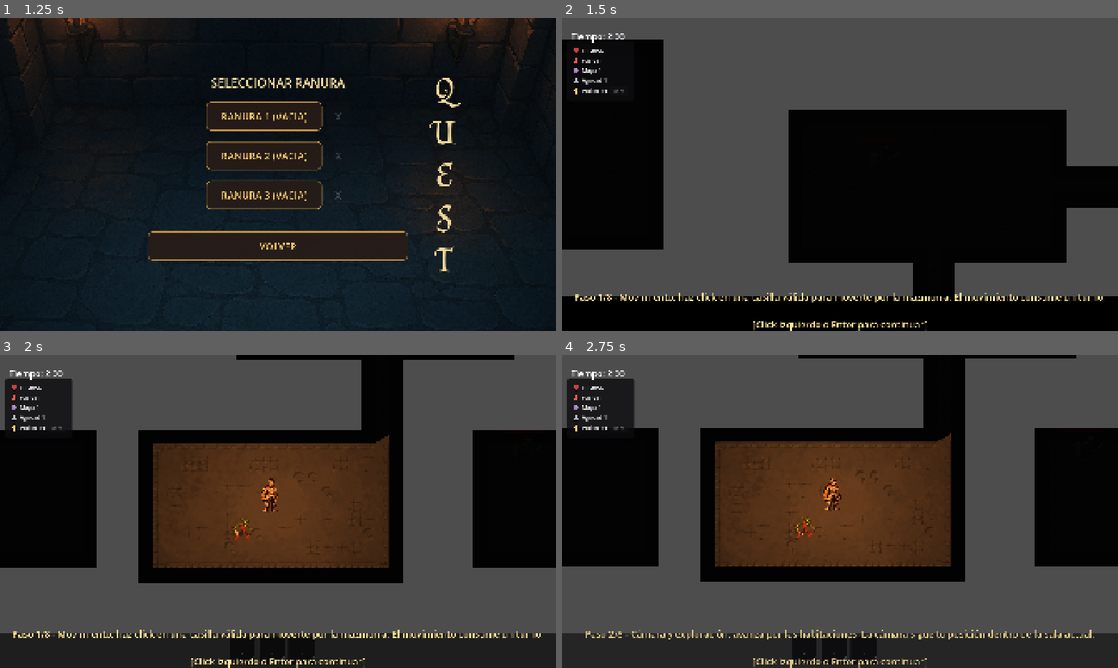
Above: before the commit, frames 1-4 (two rows, left to right).
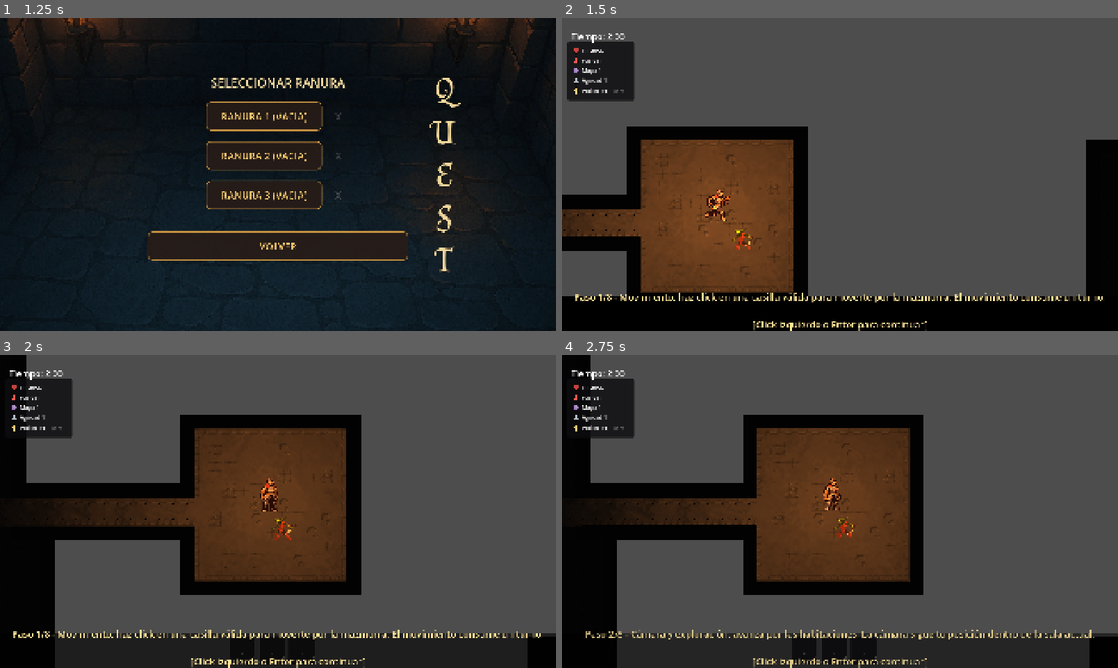
Above: after the commit, the same moments.

Repository: fedemuntaabski/Quest
Game: Godot game, scene res://scenes/MainMenu.tscn
Same seed, same stepped clock (60 frames per second), same inputs: the game is played once before the commit and once after it.
Inputs (mouse positions are in pixels of both pictures, inside the frame that each line leads up to):
- Up to frame 1 (1.25 s): click "INICIO" at 0.5 s
- Up to frame 2 (1.5 s): click "RANURA 1 (VACIA)" at 1.25 s
- Up to frame 3 (2 s): no input
- Up to frame 4 (2.75 s): tap Enter (ui_accept) at 2 s; drag from (806, 649) to (834, 505) at 2.02 s

Frame 1 is identical in both runs. In frame 2, 48% of the frame differs, in the area x 0-100%, y 6-89%; in frame 3, 32%; in frame 4, 32%.

Commit message:
solucion pasillos mal generados

Diff:
--- a/scripts/world/dungeon/DungeonLayoutGenerator.gd
+++ b/scripts/world/dungeon/DungeonLayoutGenerator.gd
@@ -199,7 +199,7 @@
 
 	var current := from_cell
 	var corridor_length := 0
-	if _add_corridor_cell(current):
+	if _add_corridor_cell(current, true):
 		corridor_cells.append(current)
 
 	var horizontal_first := randf() < 0.5
@@ -207,25 +207,31 @@
 	if horizontal_first:
 		while current.x != to_cell.x:
 			current.x += signi(to_cell.x - current.x)
-			if _add_corridor_cell(current):
+			if _add_corridor_cell(current,true):
 				corridor_cells.append(current)
 			corridor_length += 1
 
+		_add_corridor_cell(current, true)
+		_add_corridor_cell(current, false)
+
 		while current.y != to_cell.y:
 			current.y += signi(to_cell.y - current.y)
-			if _add_corridor_cell(current):
+			if _add_corridor_cell(current,false):
 				corridor_cells.append(current)
 			corridor_length += 1
 	else:
 		while current.y != to_cell.y:
 			current.y += signi(to_cell.y - current.y)
-			if _add_corridor_cell(current):
+			if _add_corridor_cell(current,false):
 				corridor_cells.append(current)
 			corridor_length += 1
 
+		_add_corridor_cell(current, true)
+		_add_corridor_cell(current, false)
+
 		while current.x != to_cell.x:
 			current.x += signi(to_cell.x - current.x)
-			if _add_corridor_cell(current):
+			if _add_corridor_cell(current,true):
 				corridor_cells.append(current)
 			corridor_length += 1
 
@@ -235,15 +241,26 @@
 	return corridor_cells
 
 
-func _add_corridor_cell(cell: Vector2i) -> bool:
+func _add_corridor_cell(cell: Vector2i, horizontal: bool) -> bool:
+
 	if not dungeon.is_within_bounds(cell):
 		return false
 
-	if _working_floor_cells.has(cell):
-		return false
-
-	_working_floor_cells[cell] = true
-	_working_corridor_cells[cell] = true
+	var cells_to_add: Array[Vector2i] = [cell]
+
+	if horizontal:
+		cells_to_add.append(cell + Vector2i(0, 1))
+	else:
+		cells_to_add.append(cell + Vector2i(1, 0))
+
+	for c in cells_to_add:
+
+		if not dungeon.is_within_bounds(c):
+			continue
+
+		_working_floor_cells[c] = true
+		_working_corridor_cells[c] = true
+
 	return true
 
 
@@ -259,7 +276,13 @@
 	return get_dungeon_graph().are_rooms_connected(room_a, room_b)
 
 
-func _find_nearest_room(from_center: Vector2i, candidates: Array[Dictionary]) -> Dictionary:
+func _find_nearest_room(
+	from_center: Vector2i,
+	candidates: Array[Dictionary]
+) -> Dictionary:
+
+	const MAX_ROOM_CONNECTION_DISTANCE := 40
+
 	if candidates.is_empty():
 		return {}
 
@@ -267,15 +290,19 @@
 	var nearest_dist: float = INF
 
 	for room_info in candidates:
+
 		var room_center: Vector2i = room_info["center_cell"]
+
 		var dist := from_center.distance_squared_to(room_center)
+
+		if dist > MAX_ROOM_CONNECTION_DISTANCE * MAX_ROOM_CONNECTION_DISTANCE:
+			continue
 
 		if dist < nearest_dist:
 			nearest_dist = dist
 			nearest = room_info
 
 	return nearest
-
 
 func _connect_to_nearest_main_path_room(room_info: Dictionary, main_path: Array[Dictionary]) -> void:
 	var room_center: Vector2i = room_info["center_cell"]
@@ -313,3 +340,20 @@
 		push_error("DungeonLayoutGenerator: %s" % str(error_text))
 
 	return false
+
+func _fill_corner(cell: Vector2i) -> void:
+
+	var corner_cells := [
+		cell,
+		cell + Vector2i.RIGHT,
+		cell + Vector2i.DOWN,
+		cell + Vector2i(1, 1)
+	]
+
+	for c in corner_cells:
+
+		if not dungeon.is_within_bounds(c):
+			continue
+
+		_working_floor_cells[c] = true
+		_working_corridor_cells[c] = true
--- a/scripts/world/dungeon/DungeonPresentationManager.gd
+++ b/scripts/world/dungeon/DungeonPresentationManager.gd
@@ -66,7 +66,6 @@
 		# Move presentation references into the dedicated presentation store
 		generator.set_room_presentation(room_id, {
 			"visual_root": room_nodes.get("visual_root", null),
-			"light": room_nodes.get("light", null),
 			"area": room_nodes.get("area", null)
 		})
 
